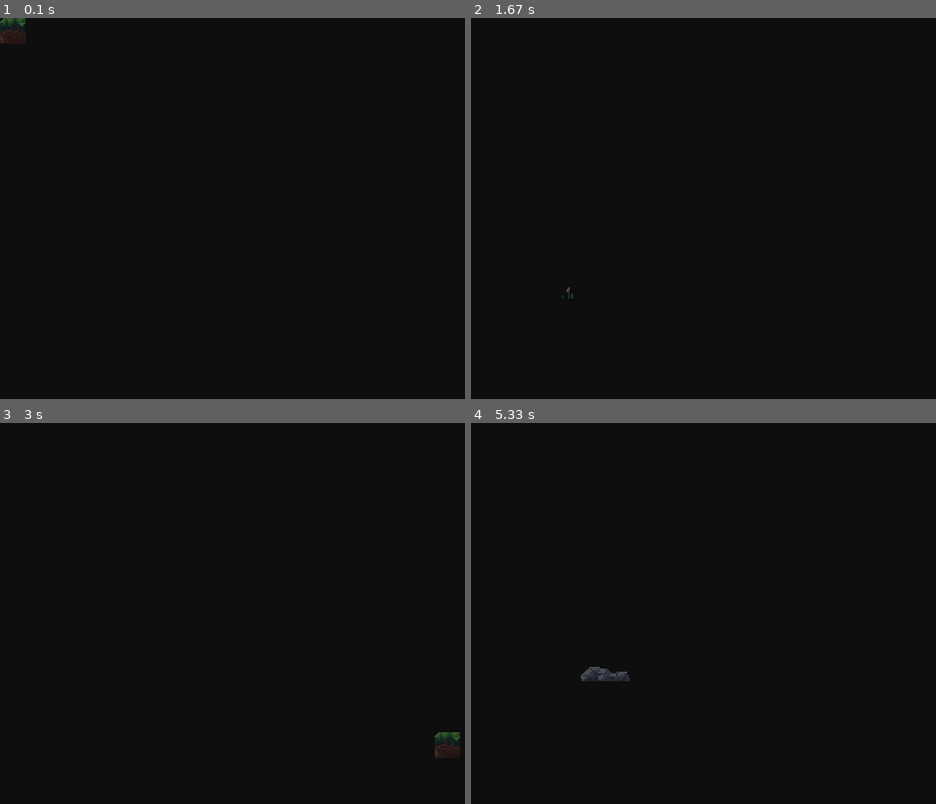
Above: before the commit, frames 1-4 (two rows, left to right).
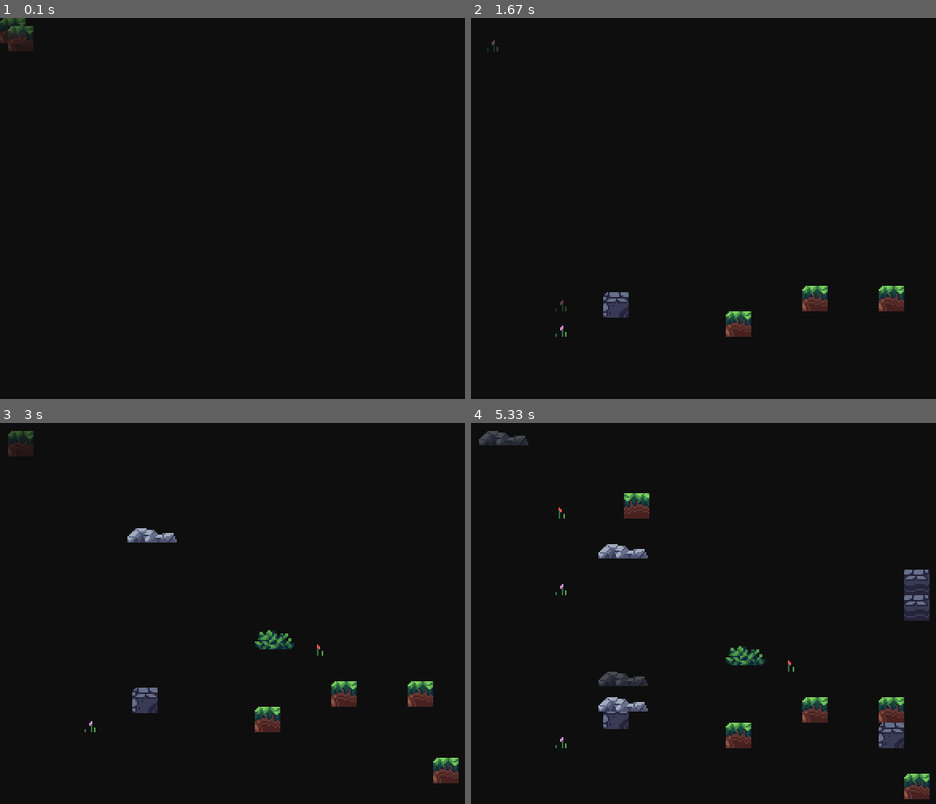
Above: after the commit, the same moments.

Repository: gabrielemercolino/learn_pygame
Game: pygame game, started from src/editor.py
Two runs of this game, one before a commit and one after it. Both use one fixed random seed, a clock stepped at 60 frames per second and the inputs below.
Inputs (mouse positions are in pixels of both pictures, inside the frame that each line leads up to):
- Up to frame 1 (0.1 s): no input
- Up to frame 2 (1.67 s): press the mouse at (889, 197) at 0.37 s; move the mouse to (810, 216) at 0.47 s; release the mouse at (726, 235) at 0.6 s; hold G 0.67-1.13 s; hold Up 0.67-1.13 s; hold W 0.67-1.13 s; click (601, 212) at 0.75 s; hold Up 1.17-1.63 s; hold W 1.17-1.63 s; click (568, 299) at 1.25 s
- Up to frame 3 (3 s): hold Down 1.67-1.97 s; hold S 1.67-1.97 s; click (311, 647) at 1.75 s; hold Up 2-2.37 s; hold W 2-2.37 s; click (134, 537) at 2.08 s; hold Down 2.4-2.77 s; hold S 2.4-2.77 s; click (260, 655) at 2.48 s; hold Up from 2.8 s (still down); hold W from 2.8 s (still down); click (446, 758) at 2.88 s
- Up to frame 4 (5.33 s): release Up at 3.1 s; release W at 3.1 s; hold Down 3.13-3.43 s; hold S 3.13-3.43 s; click (643, 487) at 3.22 s; hold Up 3.47-3.83 s; hold W 3.47-3.83 s; click (903, 716) at 3.55 s; hold Down 3.87-4.23 s; hold S 3.87-4.23 s; click (912, 583) at 3.95 s; hold Up 4.27-4.57 s; hold W 4.27-4.57 s; move the mouse to (564, 563) at 4.3 s; click (564, 563) at 4.35 s; hold Down 4.6-4.9 s; hold S 4.6-4.9 s; move the mouse to (568, 487) at 4.63 s; click (568, 487) at 4.68 s; hold Up 4.93-5.3 s; hold W 4.93-5.3 s; move the mouse to (605, 682) at 4.97 s; click (605, 682) at 5.02 s

The runs differ from the first frame. In frame 1, 0.1% of the frame differs, in the area x 1-8%, y 2-9%; in frame 2, 1.5%; in frame 3, 2.8%; in frame 4, 4.8%, in the area x 1-99%, y 2-99%.

Commit message:
feat: now can place tiles and decorations

Diff:
--- a/src/editor.py
+++ b/src/editor.py
@@ -1,8 +1,8 @@
 import sys
-from attrs import define, field
+from attrs import define
 import pygame
 from learn_pygame.assets import Assets
-from learn_pygame.tilemap import Tilemap
+from learn_pygame.tilemap import Tile, Tilemap
 
 RENDER_SCALE = 2.0
 
@@ -11,7 +11,6 @@
     assets_list: list[list[pygame.Surface]]
     current_group: int = 0
     current_variant: int = 0
-    position: pygame.Vector2 = field(factory=pygame.Vector2)
 
 
 class Editor:
@@ -27,7 +26,7 @@
 
         Assets.load()
         self.clock = pygame.time.Clock()
-        self.input = dict(left=0, right=0, up=0, down=0)
+        self.input = dict(left=0, right=0, up=0, down=0, mouse_left_click=0, mouse_right_click=0, grid_mode=0)
 
         self.menu = Menu(assets_list=list(Assets.tiles.values()))
 
@@ -48,11 +47,42 @@
             self.camera_offset.x += self.input["right"]-self.input["left"]
             self.camera_offset.y += self.input["down"]-self.input["up"]
 
-            # rendering
+
             self.tilemap.render(destination=self.display, offset=self.camera_offset)
+
+            # positioning logic
             selected_asset = self.menu.assets_list[self.menu.current_group][self.menu.current_variant].copy()
             selected_asset.set_alpha(100)
-            self.display.blit(selected_asset, self.menu.position)
+            mouse_position = pygame.mouse.get_pos()
+            mouse_position = (mouse_position[0] / RENDER_SCALE, mouse_position[1] / RENDER_SCALE)
+            tile_position = (int((mouse_position[0] + self.camera_offset.x) // self.tilemap.tile_size), int((mouse_position[1] + self.camera_offset.y) // self.tilemap.tile_size))
+
+            if self.input['grid_mode'] == 0:
+                self.display.blit(selected_asset, (tile_position[0] * self.tilemap.tile_size - int(self.camera_offset.x), tile_position[1] * self.tilemap.tile_size - int(self.camera_offset.y)))
+            else:
+                self.display.blit(selected_asset, mouse_position)
+
+            if self.input['mouse_left_click']:
+                if self.input['grid_mode'] == 0:
+                    self.tilemap.tilemap[tile_position] = Tile(kind=list(Assets.tiles.keys())[self.menu.current_group], variant=self.menu.current_variant,position=pygame.Vector2(tile_position))
+                else:
+                    position = (int(mouse_position[0] + self.camera_offset.x), int(mouse_position[1] + self.camera_offset.y))
+                    self.tilemap.decorations[position] = Tile(kind=list(Assets.tiles.keys())[self.menu.current_group], variant=self.menu.current_variant,position=pygame.Vector2(position))
+                    self.input['mouse_left_click'] = 0
+            if self.input['mouse_right_click']:
+                if self.input['grid_mode'] == 0:
+                    if tile_position in self.tilemap.tilemap:
+                        del self.tilemap.tilemap[tile_position]
+                else:
+                    position = (int(mouse_position[0] + self.camera_offset.x), int(mouse_position[1] + self.camera_offset.y))
+                    for pos in list(self.tilemap.decorations.keys()):
+                        tile = self.tilemap.decorations[pos]
+                        sprite = Assets.tiles[tile.kind][tile.variant]
+                        if position[0] - pos[0] > 0 and position[0] - pos[0] < sprite.width and position[1] - pos[1] > 0 and position[1] - pos[1] < sprite.height:
+                            del self.tilemap.decorations[pos]
+
+            self.display.blit(selected_asset, (5, 5))
+
 
             # now show the frame
             self.screen.blit(pygame.transform.scale(self.display, self.screen.get_size()), (0,0))
@@ -72,10 +102,10 @@
                     self.handle_keyboard_input(event, False)
                 case pygame.KEYDOWN:
                     self.handle_keyboard_input(event, True)
-                case pygame.MOUSEMOTION:
-                    self.menu.position = pygame.Vector2(event.pos) // RENDER_SCALE
-                    self.menu.position.y -= self.menu.assets_list[self.menu.current_group][self.menu.current_variant].height
-                    self.menu.position.x -= self.menu.assets_list[self.menu.current_group][self.menu.current_variant].width // 2
+                case pygame.MOUSEBUTTONDOWN:
+                    self.handle_mouse_input(event, True)
+                case pygame.MOUSEBUTTONUP:
+                    self.handle_mouse_input(event, False)
 
     def handle_keyboard_input(self, event: pygame.Event, is_down: bool) -> None:
         match event.key:
@@ -87,6 +117,8 @@
                 self.input["up"] = is_down
             case pygame.K_s:
                 self.input["down"] = is_down
+            case pygame.K_g:
+                self.input["grid_mode"] = int(not bool(self.input["grid_mode"]))
             case pygame.K_UP:
                 if is_down:
                     self.menu.current_group = (self.menu.current_group + 1) % len(self.menu.assets_list)
@@ -95,5 +127,11 @@
                 if is_down:
                     self.menu.current_variant = (self.menu.current_variant + 1) % len(self.menu.assets_list[self.menu.current_group])
 
+    def handle_mouse_input(self, event: pygame.Event, is_down: bool) -> None:
+        match event.button:
+            case 1:
+                self.input['mouse_left_click'] = is_down
+            case 3:
+                self.input['mouse_right_click'] = is_down
 
 Editor().run()
